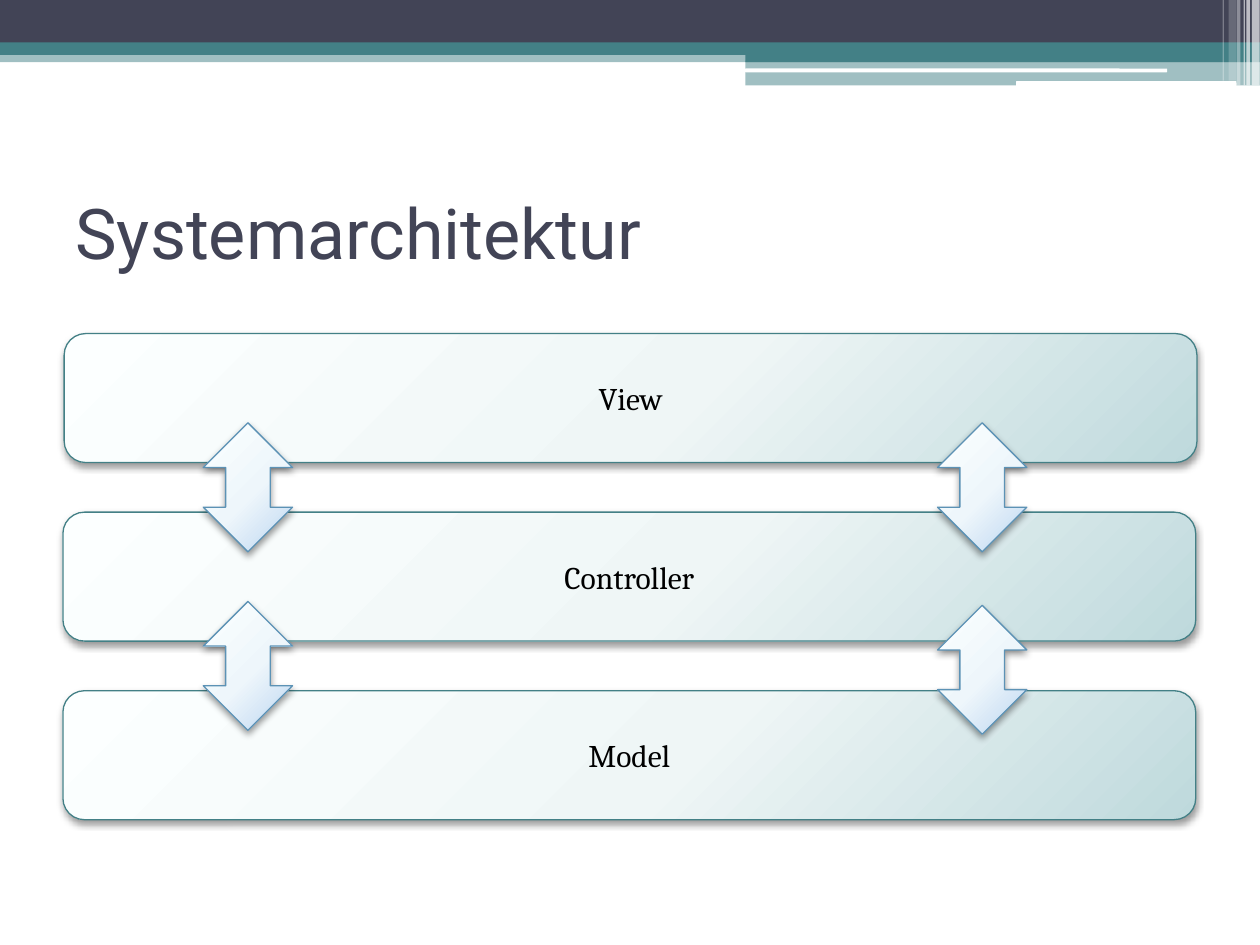
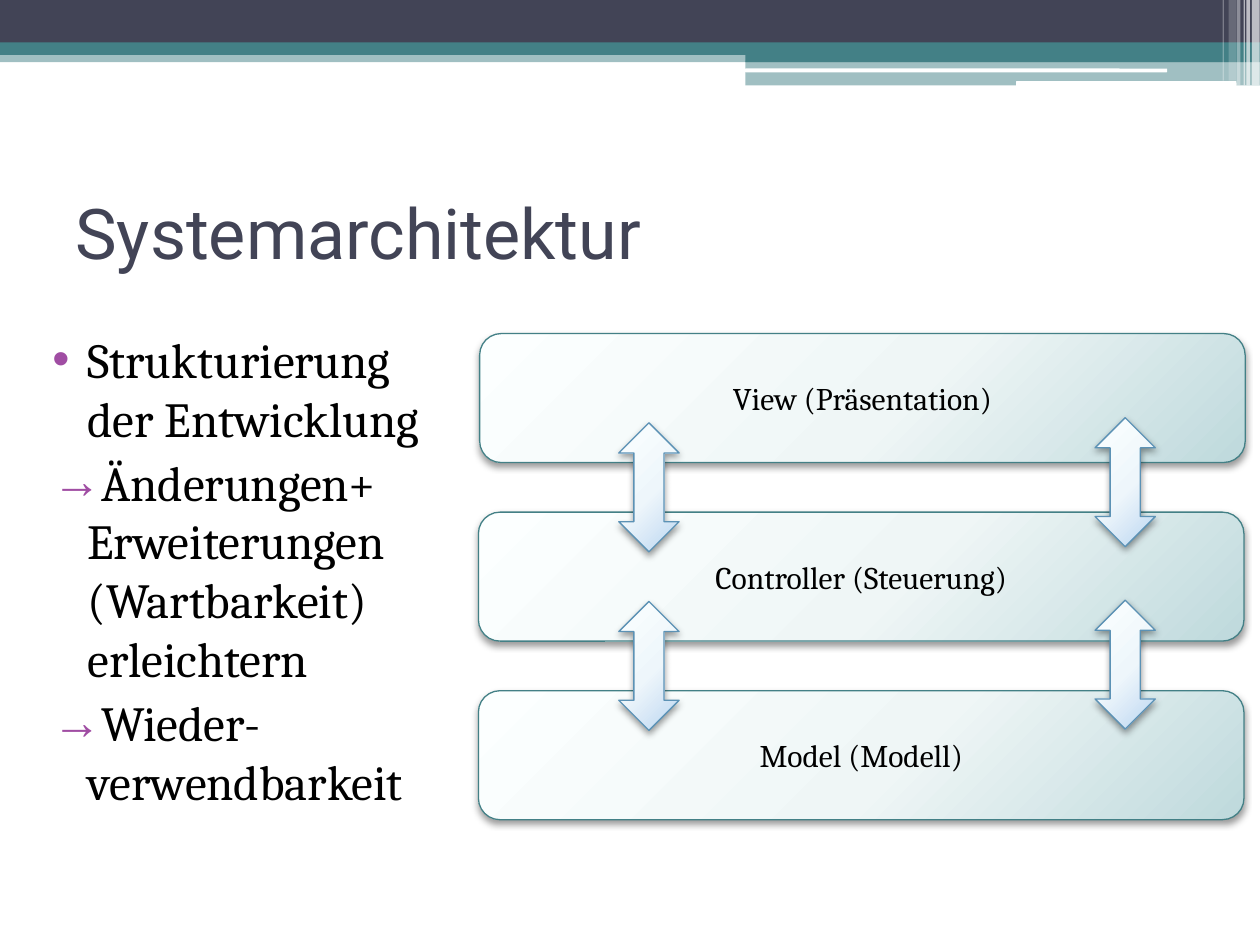
Before and after one commit to DanJoeHa/Fallstudie, a slide deck: slide 8 of Projektmanagement/Abschlusspräsentation.pptx. Drawn at 1260x945 pixels with LibreOffice and Linux fonts; fonts in the diff are those of the drawing. Boxes give left, top, right and bottom in pixels: in the first picture for what was removed or moved away, otherwise in the second. Text is boxed around its words. In the diff, an @@ line names an element or a change of style, - is before the commit and + after.

Commit message:
Architektur Modell Fehler Korrektur Präsentation Folien

```diff
--- a/Projektmanagement/Abschlusspräsentation.pptx
+++ b/Projektmanagement/Abschlusspräsentation.pptx
@@ text added at <box>88,344,420,801</box>, 28 pt, text #000000 @@
+• Strukturierung der Entwicklung
+→ Änderungen+ Erweiterungen (Wartbarkeit) erleichtern
+→ Wieder-verwendbarkeit
@@ rounded rectangle "View (Präsentation)": place and size @@
-rounded rectangle "View (Präsentation)" at <box>64,334,1197,462</box>
+rounded rectangle "View (Präsentation)" at <box>480,334,1246,462</box>
@@ text in rounded rectangle at <box>733,388,992,415</box>: text changed @@
-View
+View (Präsentation)
@@ up down arrow: place and size @@
-up down arrow at <box>937,423,1027,552</box>
+up down arrow at <box>1095,418,1155,547</box>
@@ up down arrow: place and size @@
-up down arrow at <box>203,423,292,552</box>
+up down arrow at <box>619,423,679,552</box>
@@ rounded rectangle "Controller (Steuerung)": place and size @@
-rounded rectangle "Controller (Steuerung)" at <box>63,512,1196,640</box>
+rounded rectangle "Controller (Steuerung)" at <box>479,512,1245,640</box>
@@ text in rounded rectangle at <box>715,567,1007,596</box>: text changed @@
-Controller
+Controller (Steuerung)
@@ up down arrow: place and size @@
-up down arrow at <box>203,601,292,730</box>
+up down arrow at <box>619,601,679,730</box>
@@ up down arrow: place and size @@
-up down arrow at <box>937,605,1027,733</box>
+up down arrow at <box>1095,600,1155,728</box>
@@ rounded rectangle "Model (Modell)": place and size @@
-rounded rectangle "Model (Modell)" at <box>63,690,1196,819</box>
+rounded rectangle "Model (Modell)" at <box>479,690,1245,819</box>
@@ text in rounded rectangle at <box>760,745,962,772</box>: text changed @@
-Model
+Model (Modell)
```
Also in this commit, not shown: 2 other slides changed, 1 slide added, 1 slide removed, 2 other files.
